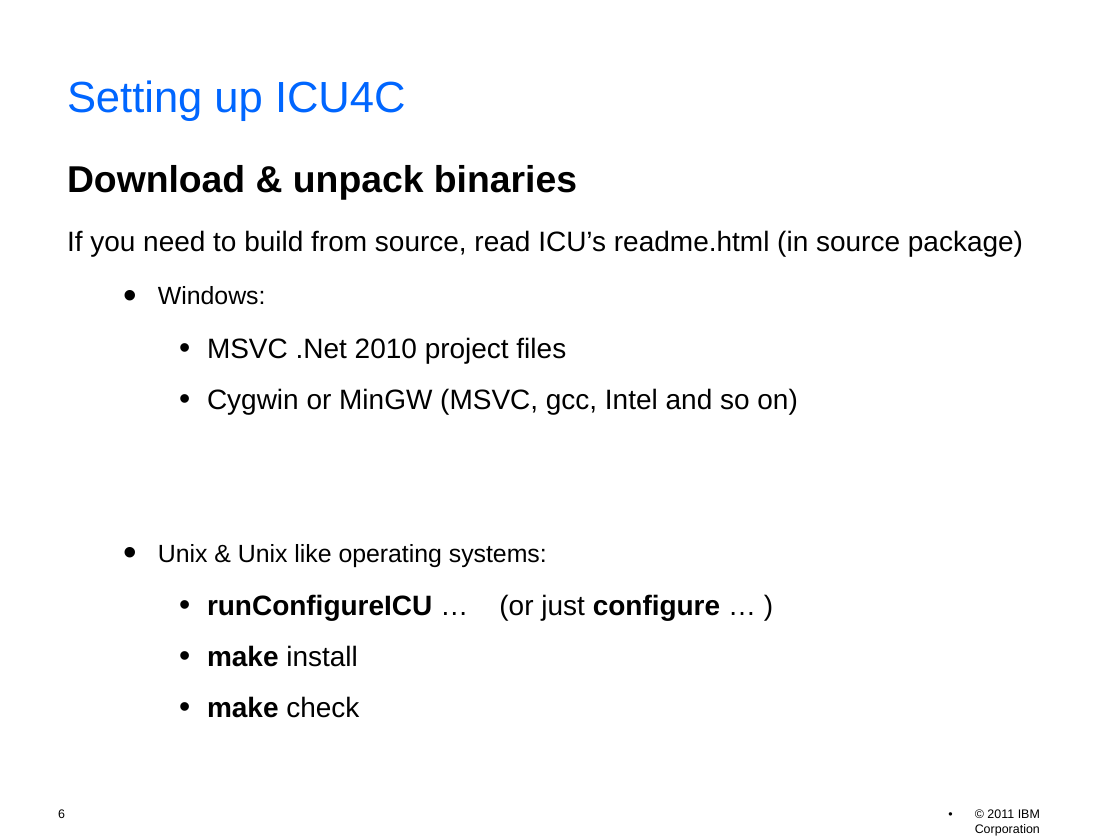
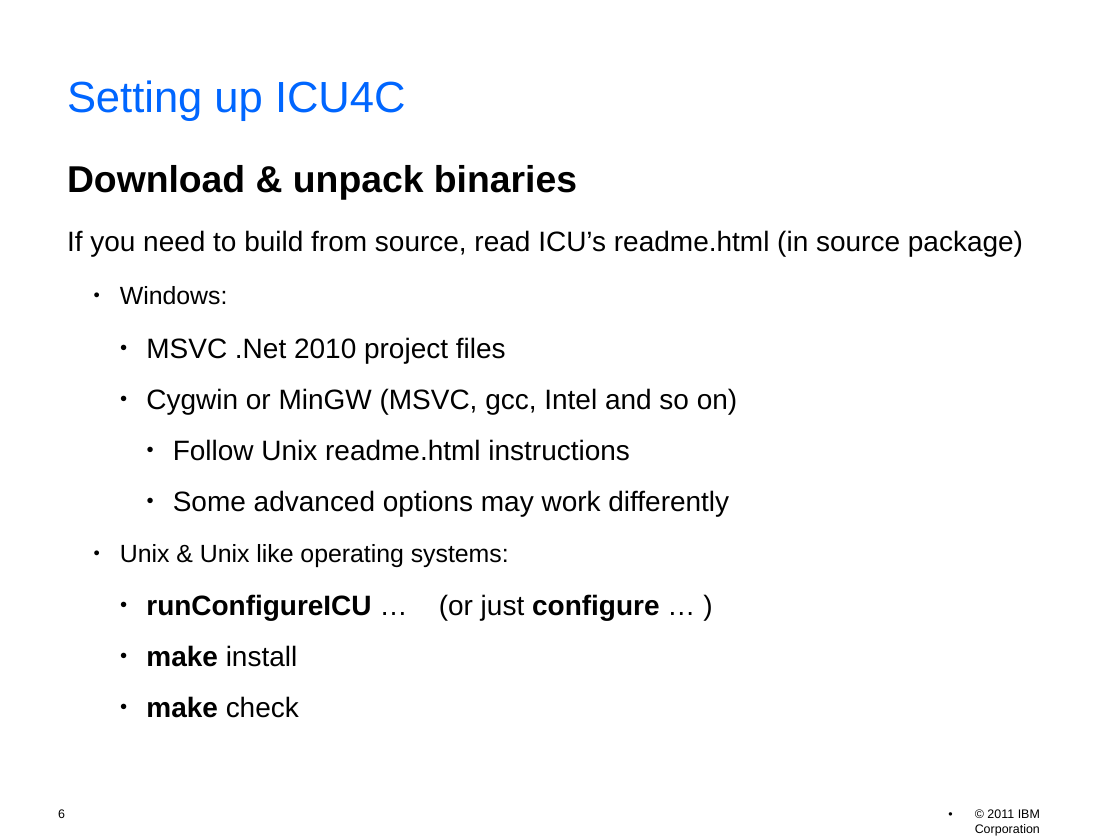
Before and after one commit to unicode-org/icu-docs, a slide deck: slide 6 of docs/pres/icu_workshop.odp. Drawn at 1120x840 pixels with LibreOffice and Linux fonts; fonts in the diff are those of the drawing; background and template pictures are left out. Boxes give left, top, right and bottom in pixels: in the first picture for what was removed or moved away, otherwise in the second. Text is boxed around its words. In the diff, an @@ line names an element or a change of style, - is before the commit and + after.

```diff
--- a/docs/pres/icu_workshop.odp
+++ b/docs/pres/icu_workshop.odp
@@ text at bbox=[120, 286, 737, 718]: text colour #FFFFFF to #000000 in "Follow Unix readme.html instructions", "Some advanced options may work differently"; bullet • to ● @@
```
Also in this commit, not shown: 12 other slides changed, 2 other files.
